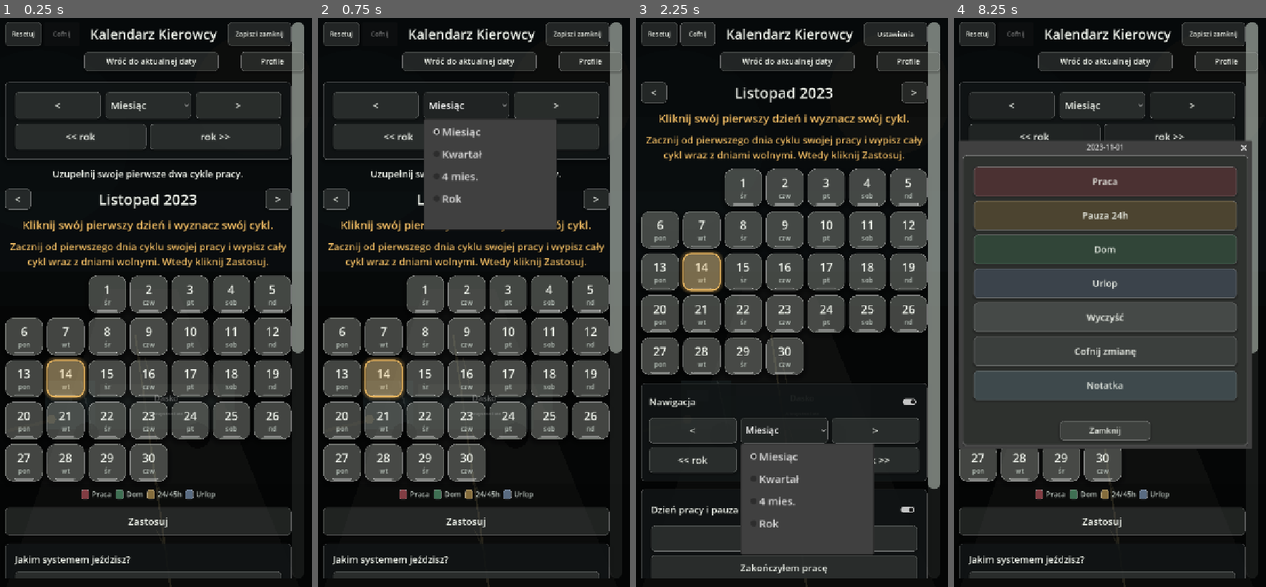
Above: before the commit, frames 1-4 (left to right).
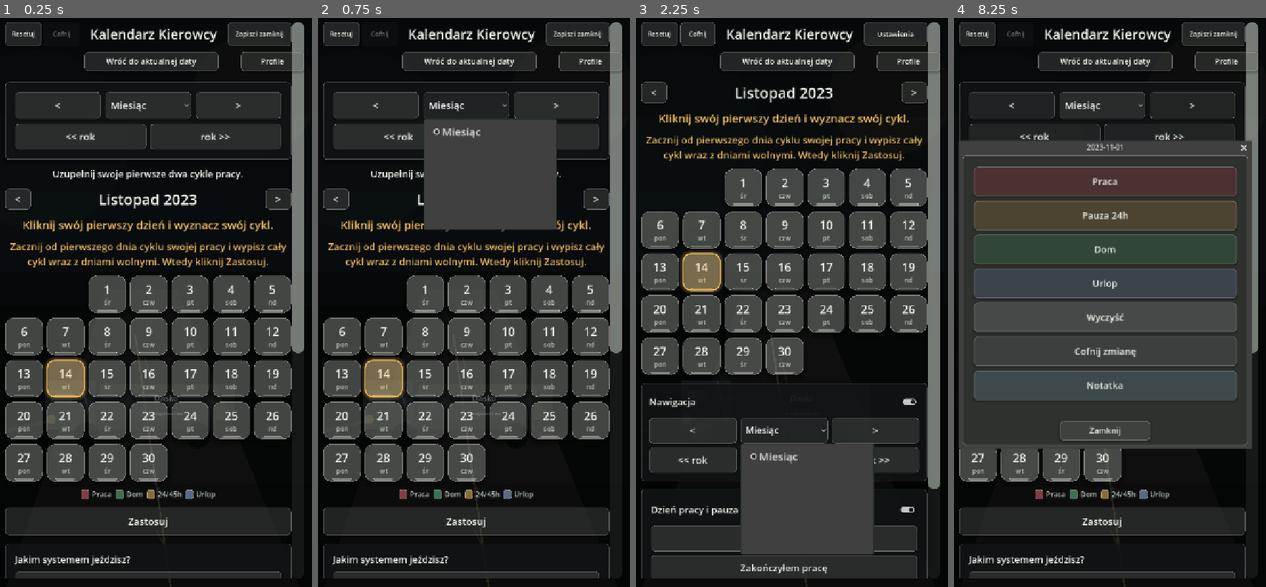
Above: after the commit, the same moments.

Repository: ElKlient/IDOL-Genesis
Game: Godot game, scene res://scenes/main.tscn
Same seed, same stepped clock (60 frames per second), same inputs: the game is played once before the commit and once after it.
Inputs (mouse positions are in pixels of both pictures, inside the frame that each line leads up to):
- Up to frame 1 (0.25 s): no input
- Up to frame 2 (0.75 s): click "Miesiąc" at 0.5 s
- Up to frame 3 (2.25 s): click "Zapisz i zamknij" at 1.25 s; click "Miesiąc" at 2 s
- Up to frame 4 (8.25 s): click "Cofnij" at 2.75 s; click "<" at 3.5 s; click ">" at 4.25 s; click "<< rok" at 5 s; click "rok >>" at 5.75 s; click "<" at 6.5 s; click ">" at 7.25 s; click (1060, 296) at 8.02 s

The runs differ from the first frame. In frame 2, 0.3% of the frame differs, in the area x 39-53%, y 23-33%; in frame 3, 0.2%; in frame 4, nothing differs.

Commit message:
Show only one calendar month

Diff:
--- a/scripts/main.gd
+++ b/scripts/main.gd
@@ -19,7 +19,7 @@
 ]
 const WEEKDAY_SHORT_TILE := ["pon", "wt", "śr", "czw", "pt", "sob", "nd"]
 const WEEKDAY_NAMES := ["Poniedziałek", "Wtorek", "Środa", "Czwartek", "Piątek", "Sobota", "Niedziela"]
-const RANGE_LABELS := ["Miesiąc", "Kwartał", "4 mies.", "Rok"]
+const RANGE_LABELS := ["Miesiąc"]
 
 const COLOR_PANEL := Color(0.070, 0.085, 0.087, 0.82)
 const COLOR_PANEL_SOFT := Color(0.105, 0.120, 0.116, 0.76)
@@ -2414,16 +2414,6 @@
 
 
 func _range_months() -> int:
-	if range_option == null:
-		return 1
-
-	match range_option.selected:
-		1:
-			return 3
-		2:
-			return 4
-		3:
-			return 12
 	return 1
 
 
